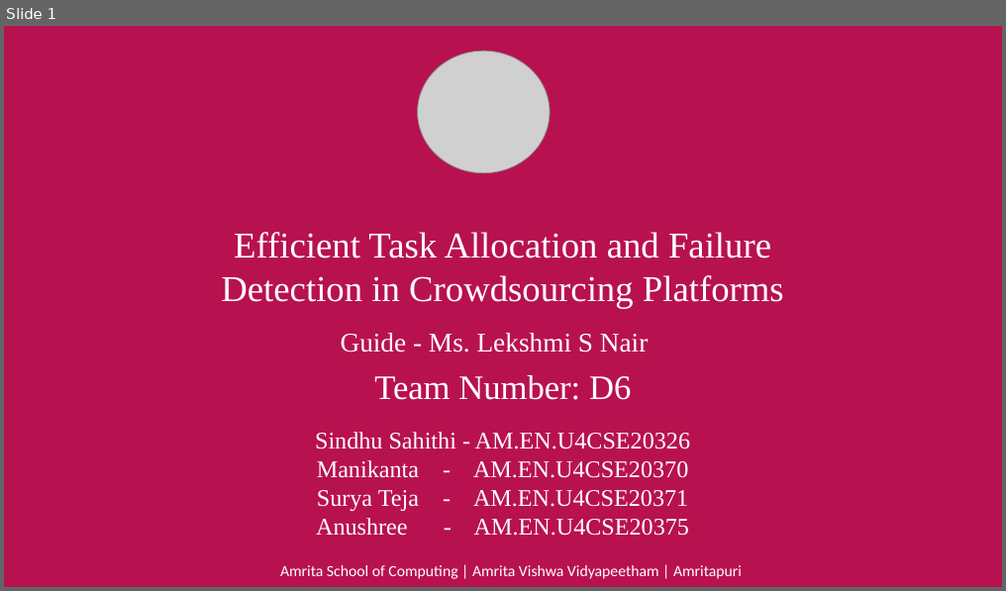
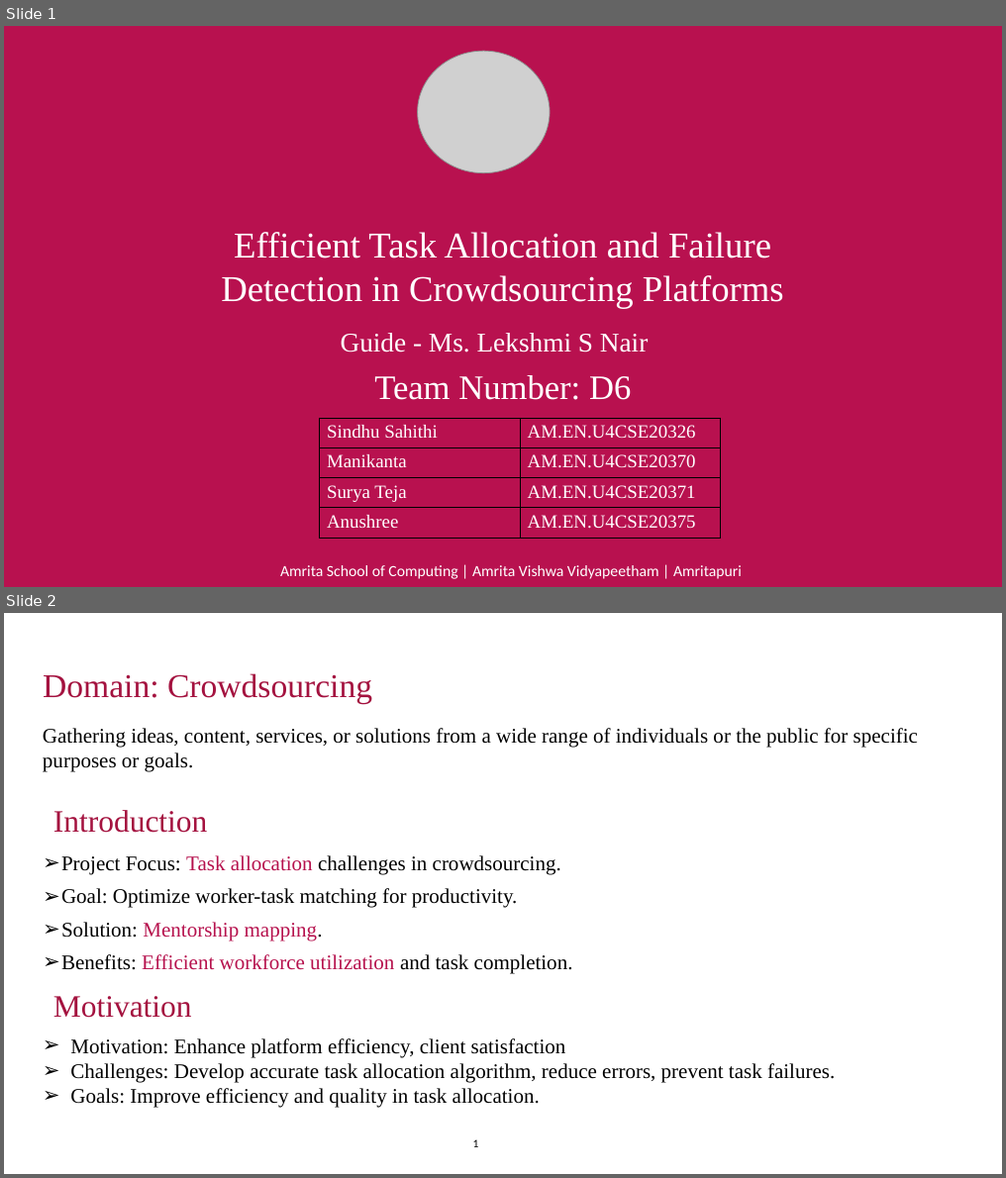
Before and after one commit to manikantathota23/Effective-Task-Allocation-and-Failure-detection, a slide deck: Documentation/First_review_D6.pptx. Shown one above the other, each under a label of ours: slide 1 before the commit, slides 1 and 2 after it. The pictures are 1006x591 and 1006x1178 pixels, drawn with LibreOffice and Linux fonts; fonts in the diff are those of the drawing; grey boxes stand for pictures; background and template pictures are left out. Boxes give left, top, right and bottom in pixels: in the first picture for what was removed or moved away, otherwise in the second. Text is boxed around its words. In the diff, an @@ line names an element or a change of style, - is before the commit and + after.

```diff
--- a/Documentation/First_review_D6.pptx
+++ b/Documentation/First_review_D6.pptx
@@ slide 2 added at (4, 613, 1002, 1174), background #FFFFFF @@
@@ text added at (43, 673, 372, 703), 32 pt, text #A4123F @@
+Domain: Crowdsourcing
@@ text added at (43, 728, 918, 772), 20 pt, text #000000 @@
+Gathering ideas, content, services, or solutions from a wide range of individuals or the public for specific purposes or goals.
@@ title added at (54, 810, 208, 833), 30 pt, text #A4123F @@
+Introduction
@@ text added at (61, 856, 573, 974), 20 pt, text #000000 @@
+➢ Project Focus: Task allocation challenges in crowdsourcing.
+➢ Goal: Optimize worker-task matching for productivity.
+➢ Solution: Mentorship mapping.
+➢ Benefits: Efficient workforce utilization and task completion.
@@ text added at (54, 996, 192, 1018), 30 pt, text #A4123F @@
+Motivation
@@ text added at (70, 1039, 835, 1108), 20 pt, text #000000 @@
+➢ Motivation: Enhance platform efficiency, client satisfaction
+➢ Challenges: Develop accurate task allocation algorithm, reduce errors, prevent task failures.
+➢ Goals: Improve efficiency and quality in task allocation.
@@ text added at (473, 1140, 479, 1148), 11 pt, text #000000 @@
+1
@@ slide 1 changed as well @@
@@ text at (315, 432, 690, 536): paragraphs removed @@
-Sindhu Sahithi - AM.EN.U4CSE20326
-Manikanta - AM.EN.U4CSE20370
-Surya Teja - AM.EN.U4CSE20371
-Anushree - AM.EN.U4CSE20375
@@ table added at (319, 418, 721, 538), 4 rows, 2 columns @@
+Sindhu Sahithi | AM.EN.U4CSE20326
+Manikanta | AM.EN.U4CSE20370
+Surya Teja | AM.EN.U4CSE20371
+Anushree | AM.EN.U4CSE20375
```
Also in this commit, not shown: 4 other slides changed, 14 other slides added, 11 slides removed, 2 other files.
